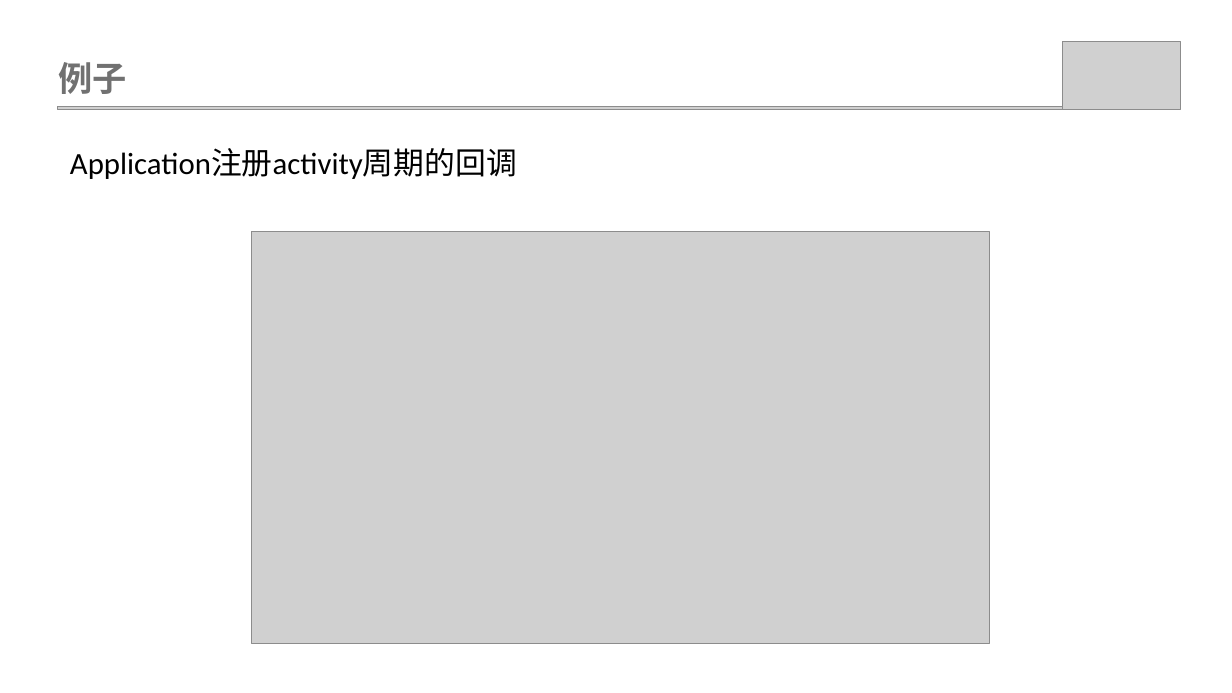
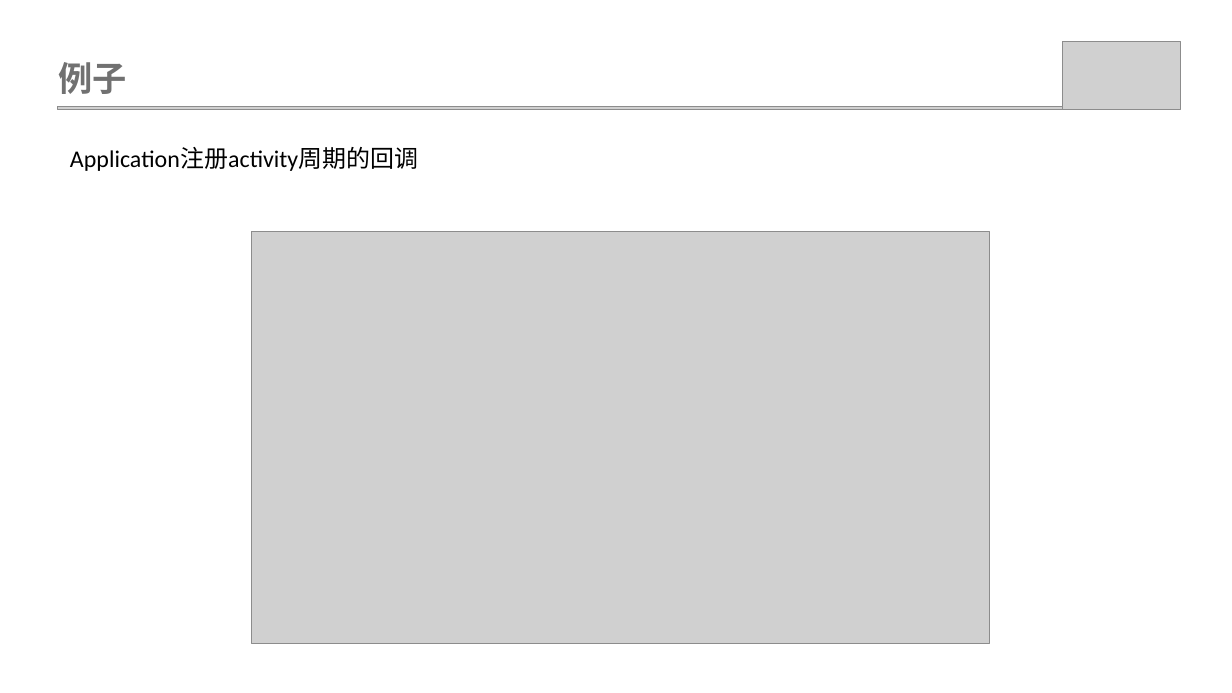
Before and after one commit to weiwangqiang/SharePPT, a slide deck: slide 8 of ObservableMode/观查者模式.pptx (slide 7 before the commit). Drawn at 1232x693 pixels with LibreOffice and Linux fonts; fonts in the diff are those of the drawing; grey boxes stand for pictures. Boxes give left, top, right and bottom in pixels: in the first picture for what was removed or moved away, otherwise in the second. Text is boxed around its words. In the diff, an @@ line names an element or a change of style, - is before the commit and + after.

```diff
--- a/ObservableMode/观查者模式.pptx
+++ b/ObservableMode/观查者模式.pptx
@@ text "Application注册activity周期的回调" at [70,147,418,171]: size 18 to 14 pt @@
```
Also in this commit, not shown: 6 other slides changed, 4 slides added, 1 slide removed, 3 other files.
